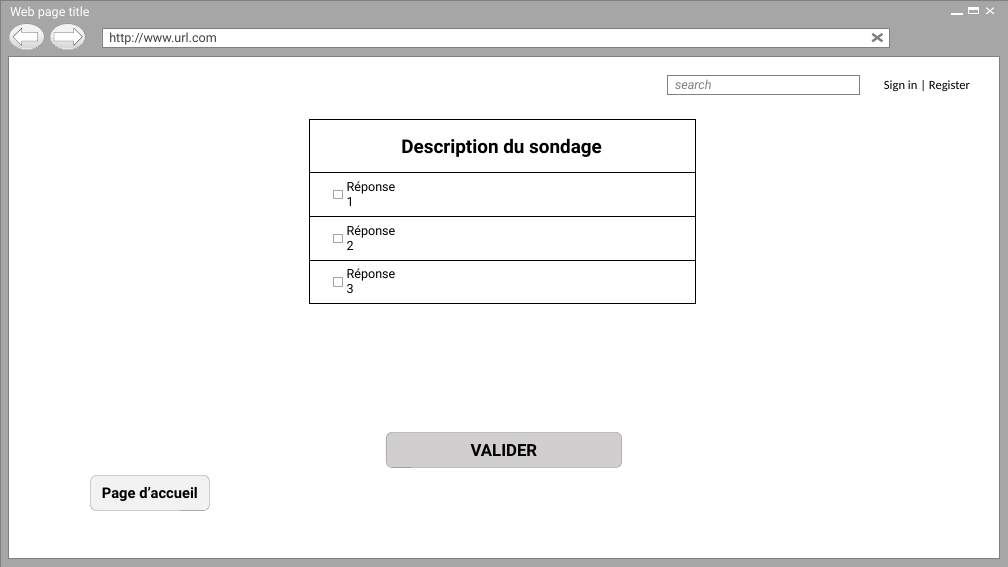
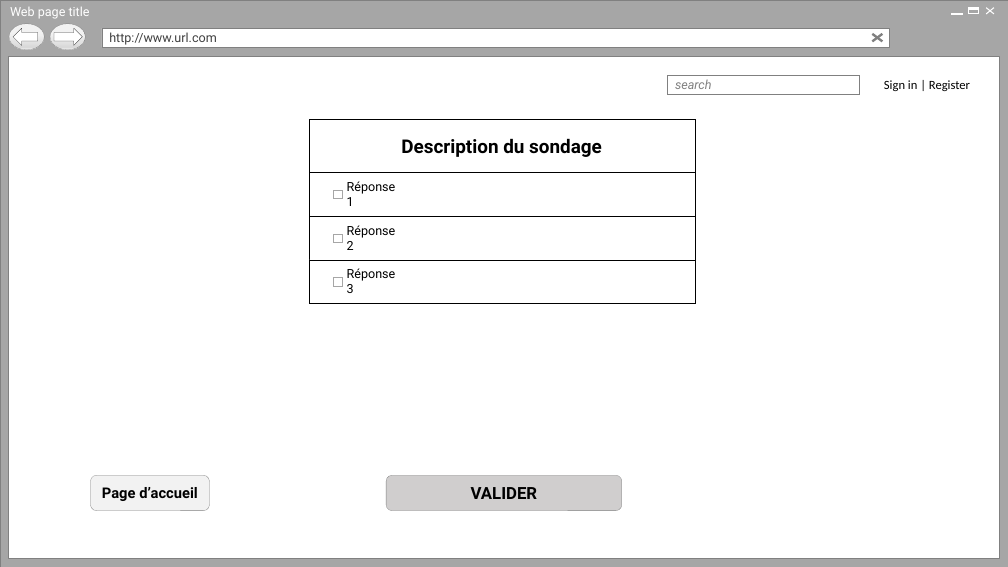
Before and after one commit to Holyz1988/PROJET1-ASP.NET, a slide deck: slide 18 of Page d’acceuil.pptx (slide 12 before the commit). Drawn at 1008x567 pixels with LibreOffice and Linux fonts; fonts in the diff are those of the drawing; background and template pictures are left out. Boxes give left, top, right and bottom in pixels: in the first picture for what was removed or moved away, otherwise in the second. Text is boxed around its words. In the diff, an @@ line names an element or a change of style, - is before the commit and + after.

```diff
--- a/Page d’acceuil.pptx
+++ b/Page d’acceuil.pptx
@@ rounded rectangle "VALIDER" moved from (x1=386, y1=433, x2=622, y2=468) to (x1=386, y1=476, x2=622, y2=511) @@
```
Also in this commit, not shown: 6 other slides changed, 6 slides added.
